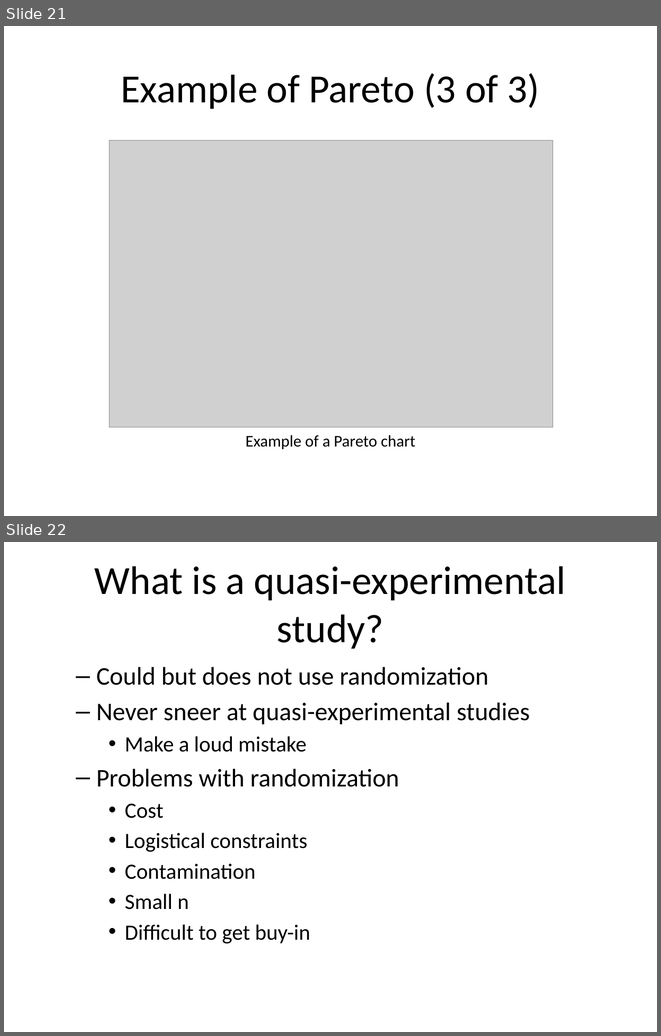
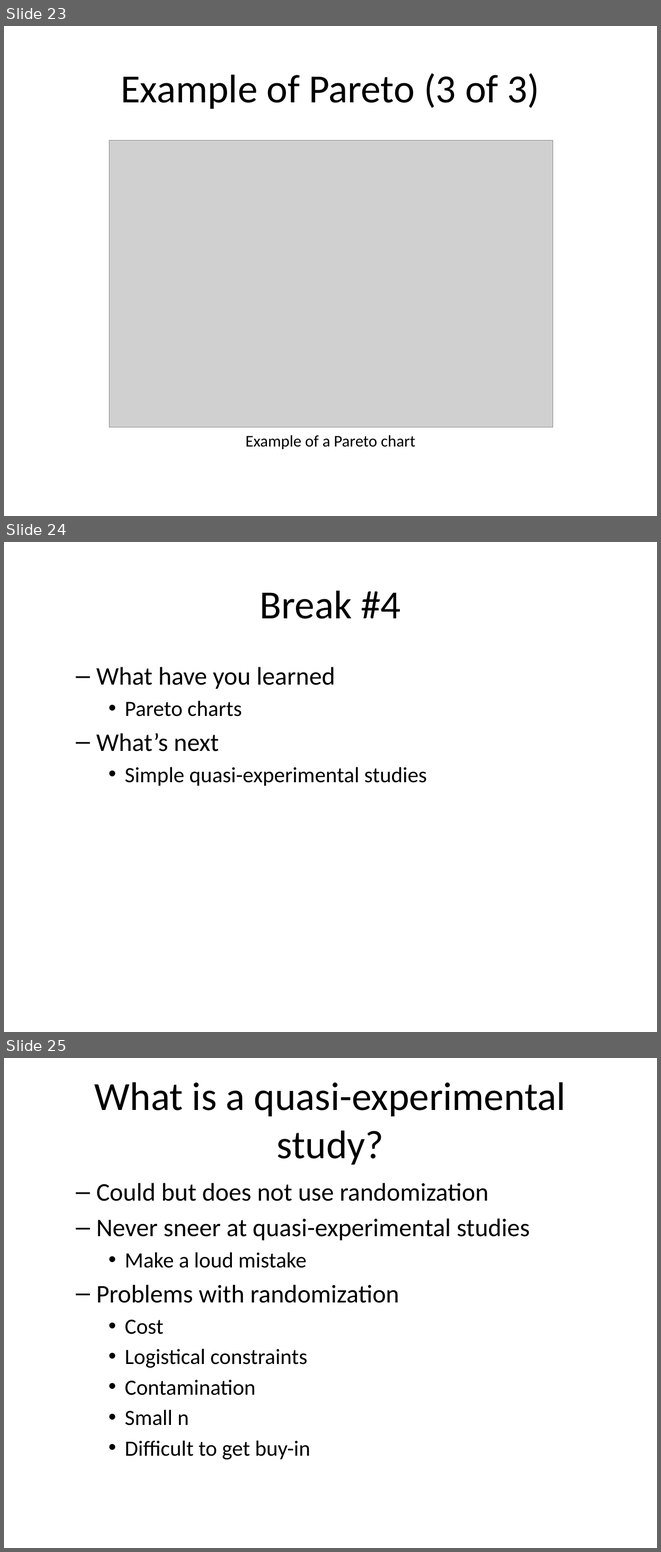
Before and after one commit to pmean/classes, a slide deck: clinical-research-methodology/results/video05-quasi-experiments.pptx. Shown one above the other, each under a label of ours: slides 21 and 22 before the commit, slides 23, 24 and 25 after it. The pictures are 661x1036 and 661x1552 pixels, drawn with LibreOffice and Linux fonts; fonts in the diff are those of the drawing; grey boxes stand for pictures. Boxes give left, top, right and bottom in pixels: in the first picture for what was removed or moved away, otherwise in the second. Text is boxed around its words. In the diff, an @@ line names an element or a change of style, - is before the commit and + after.

```diff
--- a/clinical-research-methodology/results/video05-quasi-experiments.pptx
+++ b/clinical-research-methodology/results/video05-quasi-experiments.pptx
@@ slide 24 added at [4, 542, 657, 1032], background #FFFFFF @@
@@ title added at [260, 590, 401, 619], 44 pt, text #000000 @@
+Break #4
@@ text added at [96, 667, 427, 786], 24 pt, text #000000 @@
+  – What have you learned
+    • Pareto charts
+  – What’s next
+    • Simple quasi-experimental studies
@@ what was slide 21 is now slide 23 @@
@@ what was slide 22 is now slide 25 @@
```
Also in this commit, not shown: 1 slide changed, 6 other slides added, 1 slide removed, 4 other files.
